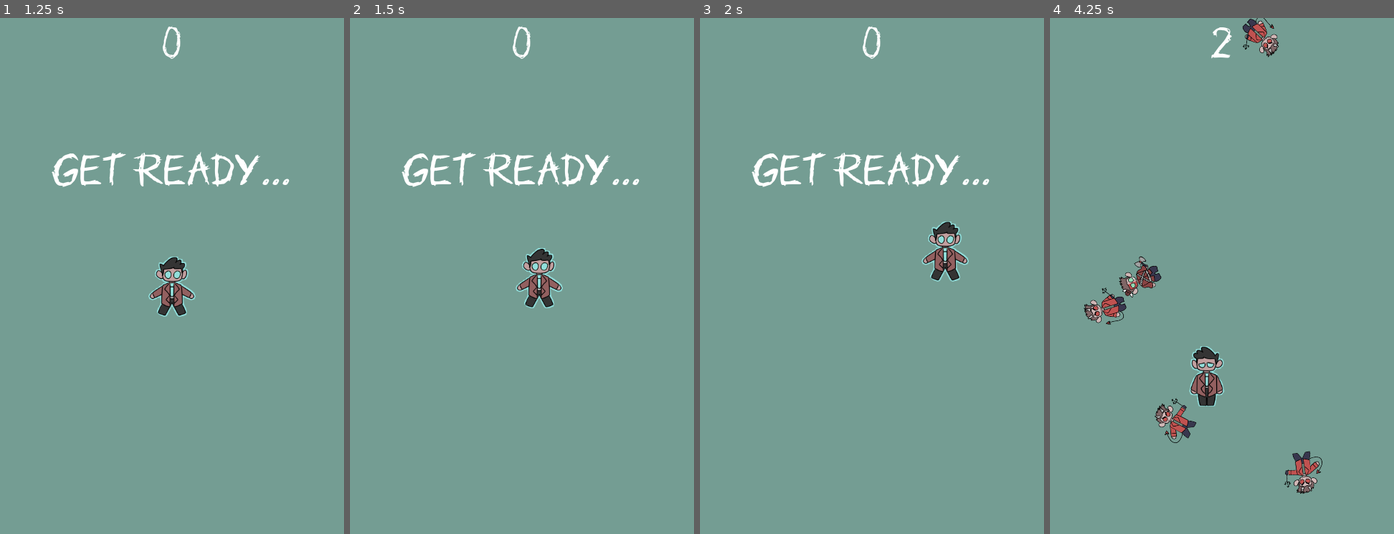
Above: before the commit, frames 1-4 (left to right).
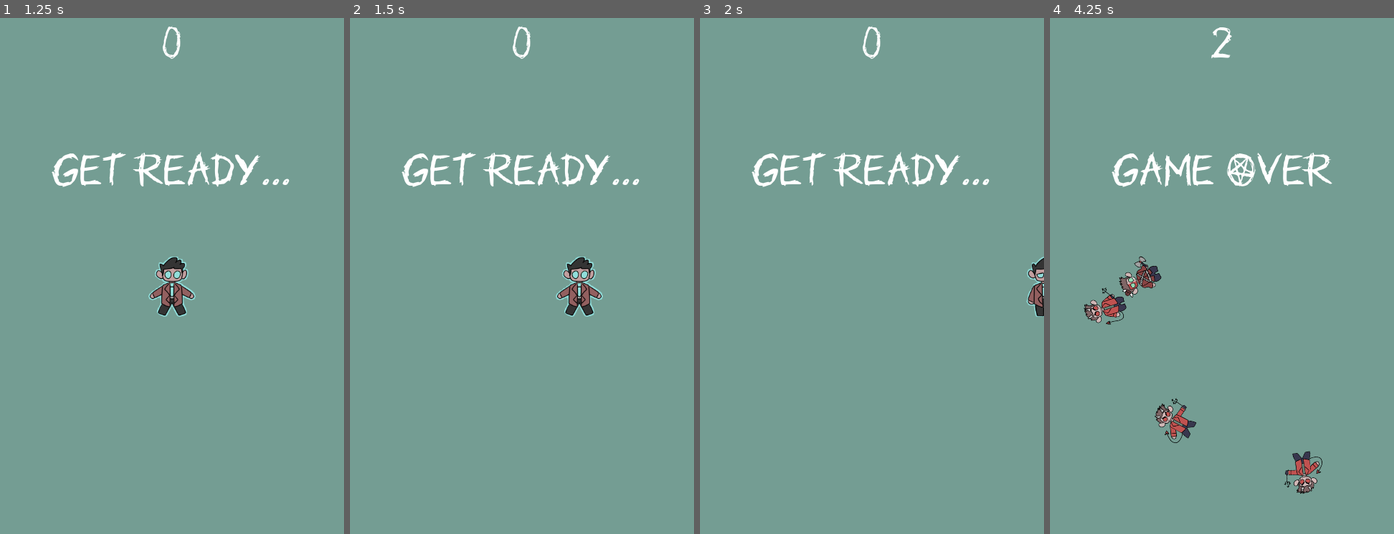
Above: after the commit, the same moments.

Repository: 4mortea/MurderMuckle
Game: Godot game, scene res://Main.tscn
Two runs of this game, one before a commit and one after it. Both use one fixed random seed, a clock stepped at 60 frames per second and the inputs below.
Inputs (mouse positions are in pixels of both pictures, inside the frame that each line leads up to):
- Up to frame 1 (1.25 s): click "Start" at 0.5 s
- Up to frame 2 (1.5 s): tap Enter at 1.25 s; move the mouse to (597, 250) at 1.27 s; hold Right (ui_right) from 1.28 s (still down); click (597, 250) at 1.42 s
- Up to frame 3 (2 s): keep holding Right (ui_right)
- Up to frame 4 (4.25 s): move the mouse to (1153, 301) at 2.02 s; release Right (ui_right) at 2.03 s; hold Down (ui_down) 2.03-2.78 s; move the mouse to (1256, 162) at 2.77 s; hold Right (ui_right) 2.78-3.53 s; move the mouse to (1204, 379) at 3.52 s; hold Up (ui_up) from 3.53 s (still down); click (1204, 379) at 3.67 s

Frame 1 is identical in both runs. In frame 2, 1.8% of the frame differs, in the area x 48-74%, y 44-58%; in frame 3, 1.3%; in frame 4, 2.8%, in the area x 17-83%, y 0-76%.

Commit message:
Player moves with keyboard
Changed player movement to require keyboard input. (Physical) WASD or directional keys work

Diff:
--- a/Player.gd
+++ b/Player.gd
@@ -18,11 +18,15 @@
 
 
 func _process(delta):
-	var velocity = Vector2()
-	# Move towards the target and stop when close.
-	if position.distance_to(target) > 10:
-		velocity = target - position
-
+	var velocity = Vector2() # The player's movement vector.
+	if Input.is_action_pressed("ui_right"):
+		velocity.x += 1
+	if Input.is_action_pressed("ui_left"):
+		velocity.x -= 1
+	if Input.is_action_pressed("ui_down"):
+		velocity.y += 1
+	if Input.is_action_pressed("ui_up"):
+		velocity.y -= 1
 	if velocity.length() > 0:
 		velocity = velocity.normalized() * speed
 		$AnimatedSprite.play()
@@ -50,7 +54,7 @@
 	show()
 	$CollisionShape2D.disabled = false
 
-func _on_Player_body_entered(body):
+func _on_Player_body_entered(_body):
 	hide()
 	$CollisionShape2D.set_deferred("disabled", true)
 	emit_signal("hit")
--- a/project.godot
+++ b/project.godot
@@ -23,28 +23,32 @@
 
 [input]
 
-move_right={
+ui_left={
 "deadzone": 0.5,
-"events": [ Object(InputEventKey,"resource_local_to_scene":false,"resource_name":"","device":0,"alt":false,"shift":false,"control":false,"meta":false,"command":false,"pressed":false,"scancode":68,"physical_scancode":0,"unicode":0,"echo":false,"script":null)
-, Object(InputEventKey,"resource_local_to_scene":false,"resource_name":"","device":0,"alt":false,"shift":false,"control":false,"meta":false,"command":false,"pressed":false,"scancode":16777233,"physical_scancode":0,"unicode":0,"echo":false,"script":null)
+"events": [ Object(InputEventKey,"resource_local_to_scene":false,"resource_name":"","device":0,"alt":false,"shift":false,"control":false,"meta":false,"command":false,"pressed":false,"scancode":16777231,"physical_scancode":0,"unicode":0,"echo":false,"script":null)
+, Object(InputEventJoypadButton,"resource_local_to_scene":false,"resource_name":"","device":0,"button_index":14,"pressure":0.0,"pressed":false,"script":null)
+, Object(InputEventKey,"resource_local_to_scene":false,"resource_name":"","device":0,"alt":false,"shift":false,"control":false,"meta":false,"command":false,"pressed":false,"scancode":0,"physical_scancode":65,"unicode":0,"echo":false,"script":null)
  ]
 }
-move_left={
+ui_right={
 "deadzone": 0.5,
-"events": [ Object(InputEventKey,"resource_local_to_scene":false,"resource_name":"","device":0,"alt":false,"shift":false,"control":false,"meta":false,"command":false,"pressed":false,"scancode":65,"physical_scancode":0,"unicode":0,"echo":false,"script":null)
-, Object(InputEventKey,"resource_local_to_scene":false,"resource_name":"","device":0,"alt":false,"shift":false,"control":false,"meta":false,"command":false,"pressed":false,"scancode":16777231,"physical_scancode":0,"unicode":0,"echo":false,"script":null)
+"events": [ Object(InputEventKey,"resource_local_to_scene":false,"resource_name":"","device":0,"alt":false,"shift":false,"control":false,"meta":false,"command":false,"pressed":false,"scancode":16777233,"physical_scancode":0,"unicode":0,"echo":false,"script":null)
+, Object(InputEventJoypadButton,"resource_local_to_scene":false,"resource_name":"","device":0,"button_index":15,"pressure":0.0,"pressed":false,"script":null)
+, Object(InputEventKey,"resource_local_to_scene":false,"resource_name":"","device":0,"alt":false,"shift":false,"control":false,"meta":false,"command":false,"pressed":false,"scancode":0,"physical_scancode":68,"unicode":0,"echo":false,"script":null)
  ]
 }
-move_up={
+ui_up={
 "deadzone": 0.5,
-"events": [ Object(InputEventKey,"resource_local_to_scene":false,"resource_name":"","device":0,"alt":false,"shift":false,"control":false,"meta":false,"command":false,"pressed":false,"scancode":87,"physical_scancode":0,"unicode":0,"echo":false,"script":null)
-, Object(InputEventKey,"resource_local_to_scene":false,"resource_name":"","device":0,"alt":false,"shift":false,"control":false,"meta":false,"command":false,"pressed":false,"scancode":16777232,"physical_scancode":0,"unicode":0,"echo":false,"script":null)
+"events": [ Object(InputEventKey,"resource_local_to_scene":false,"resource_name":"","device":0,"alt":false,"shift":false,"control":false,"meta":false,"command":false,"pressed":false,"scancode":16777232,"physical_scancode":0,"unicode":0,"echo":false,"script":null)
+, Object(InputEventJoypadButton,"resource_local_to_scene":false,"resource_name":"","device":0,"button_index":12,"pressure":0.0,"pressed":false,"script":null)
+, Object(InputEventKey,"resource_local_to_scene":false,"resource_name":"","device":0,"alt":false,"shift":false,"control":false,"meta":false,"command":false,"pressed":false,"scancode":0,"physical_scancode":87,"unicode":0,"echo":false,"script":null)
  ]
 }
-move_down={
+ui_down={
 "deadzone": 0.5,
-"events": [ Object(InputEventKey,"resource_local_to_scene":false,"resource_name":"","device":0,"alt":false,"shift":false,"control":false,"meta":false,"command":false,"pressed":false,"scancode":83,"physical_scancode":0,"unicode":0,"echo":false,"script":null)
-, Object(InputEventKey,"resource_local_to_scene":false,"resource_name":"","device":0,"alt":false,"shift":false,"control":false,"meta":false,"command":false,"pressed":false,"scancode":16777234,"physical_scancode":0,"unicode":0,"echo":false,"script":null)
+"events": [ Object(InputEventKey,"resource_local_to_scene":false,"resource_name":"","device":0,"alt":false,"shift":false,"control":false,"meta":false,"command":false,"pressed":false,"scancode":16777234,"physical_scancode":0,"unicode":0,"echo":false,"script":null)
+, Object(InputEventJoypadButton,"resource_local_to_scene":false,"resource_name":"","device":0,"button_index":13,"pressure":0.0,"pressed":false,"script":null)
+, Object(InputEventKey,"resource_local_to_scene":false,"resource_name":"","device":0,"alt":false,"shift":false,"control":false,"meta":false,"command":false,"pressed":false,"scancode":0,"physical_scancode":83,"unicode":0,"echo":false,"script":null)
  ]
 }
 
